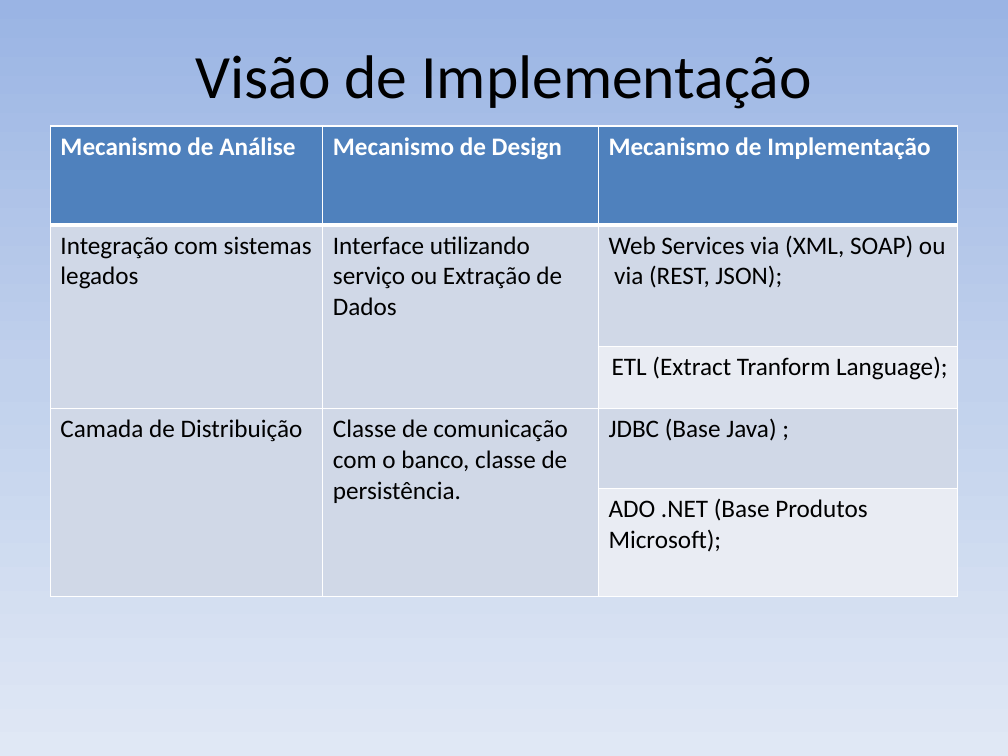
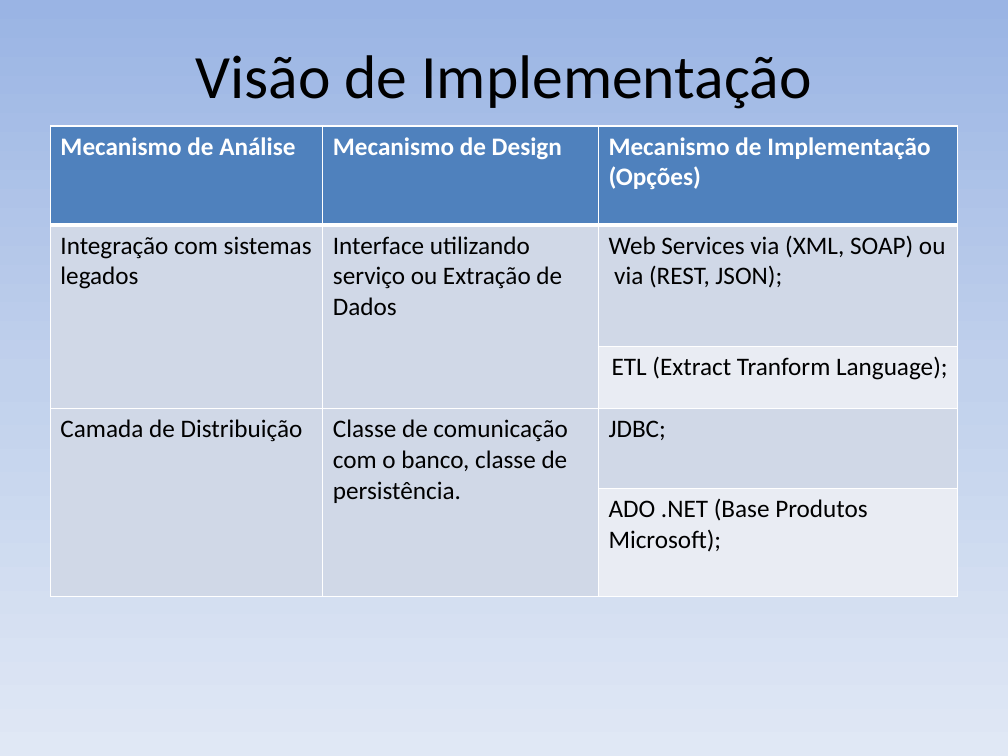
Before and after one commit to DeniseCruz/Diversos, a slide deck: slide 5 of cenario03.pptx. Drawn at 1008x756 pixels with LibreOffice and Linux fonts; fonts in the diff are those of the drawing. Boxes give left, top, right and bottom in pixels: in the first picture for what was removed or moved away, otherwise in the second. Text is boxed around its words. In the diff, an @@ line names an element or a change of style, - is before the commit and + after.

```diff
--- a/cenario03.pptx
+++ b/cenario03.pptx
@@ table at box(50, 126, 957, 597) @@
-row 1, column 3: Mecanismo de Implementação
+row 1, column 3: Mecanismo de Implementação / (Opções)
-row 4, column 3: JDBC (Base Java) ;
+row 4, column 3: JDBC;
```
Also in this commit, not shown: 8 other slides changed, 8 other files.
